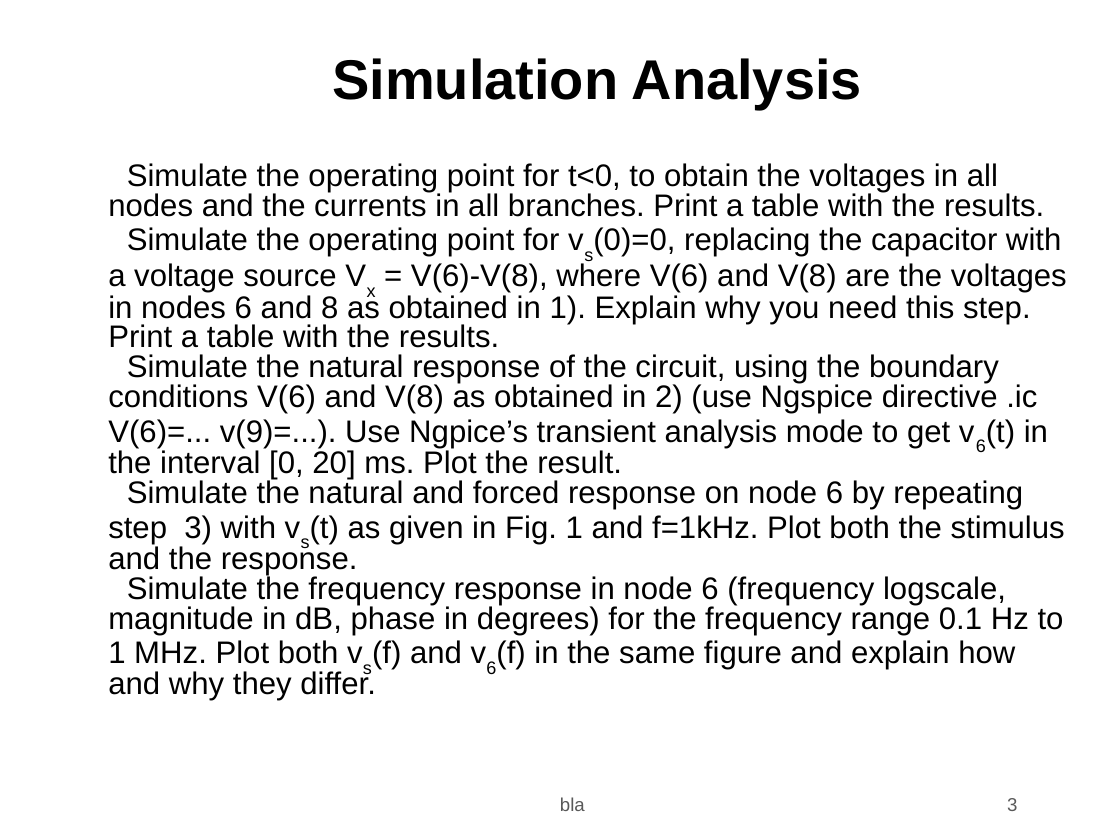
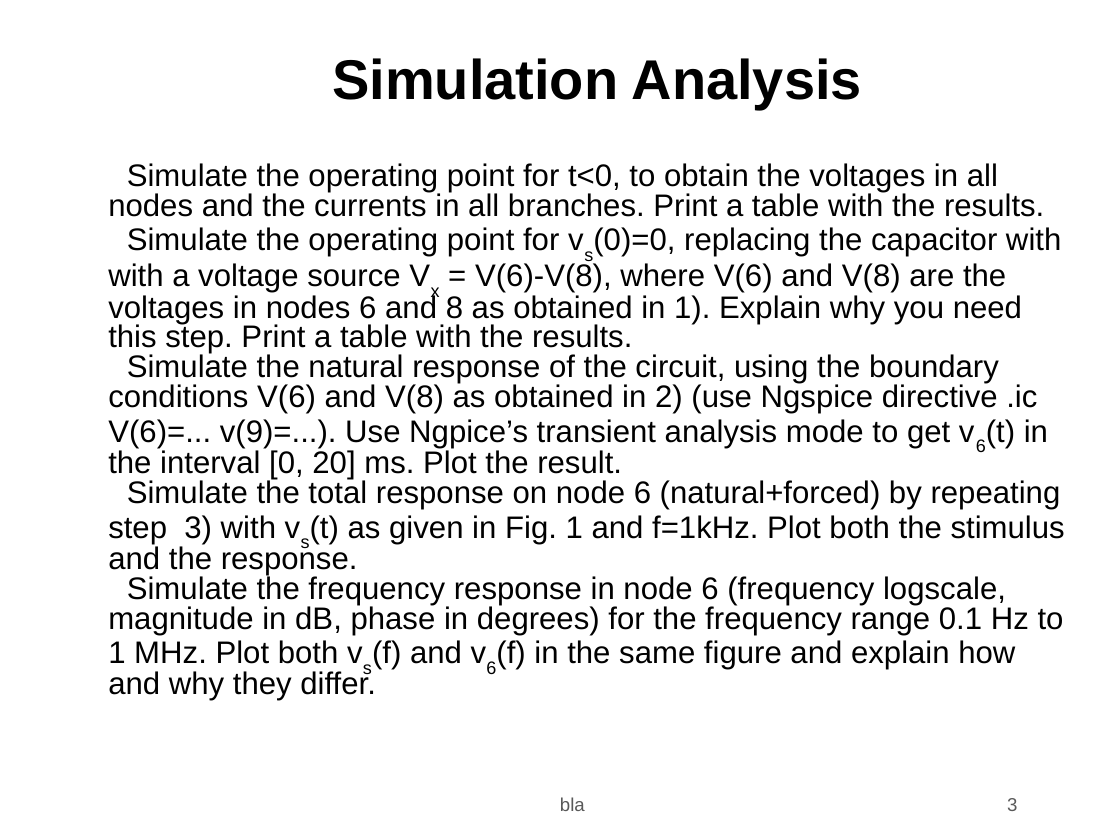
Before and after one commit to JoseMedeiro/ist-tcfe, a slide deck: slide 3 of t2/Enunciado/t2.odp. Drawn at 1120x840 pixels with LibreOffice and Linux fonts; fonts in the diff are those of the drawing; background and template pictures are left out. Boxes give left, top, right and bottom in pixels: in the first picture for what was removed or moved away, otherwise in the second. Text is boxed around its words. In the diff, an @@ line names an element or a change of style, - is before the commit and + after.

```diff
--- a/t2/Enunciado/t2.odp
+++ b/t2/Enunciado/t2.odp
@@ text at box(108, 227, 1061, 354): text changed @@
-2) Simulate the operating point for vs(0)=0, replacing the capacitor with a voltage source Vx = V(6)-V(8), where V(6) and V(8) are the voltages in nodes 6 and 8 as obtained in 1). Explain why you need this step. Print a table with the results.
+2) Simulate the operating point for vs(0)=0, replacing the capacitor with with a voltage source Vx = V(6)-V(8), where V(6) and V(8) are the voltages in nodes 6 and 8 as obtained in 1). Explain why you need this step. Print a table with the results.
@@ text at box(108, 478, 1065, 575): text changed @@
-4) Simulate the natural and forced response on node 6 by repeating step 3) with vs(t) as given in Fig. 1 and f=1kHz. Plot both the stimulus and the response.
+4) Simulate the total response on node 6 (natural+forced) by repeating step 3) with vs(t) as given in Fig. 1 and f=1kHz. Plot both the stimulus and the response.
```
Also in this commit, not shown: 2 other slides changed, 4 other files.
